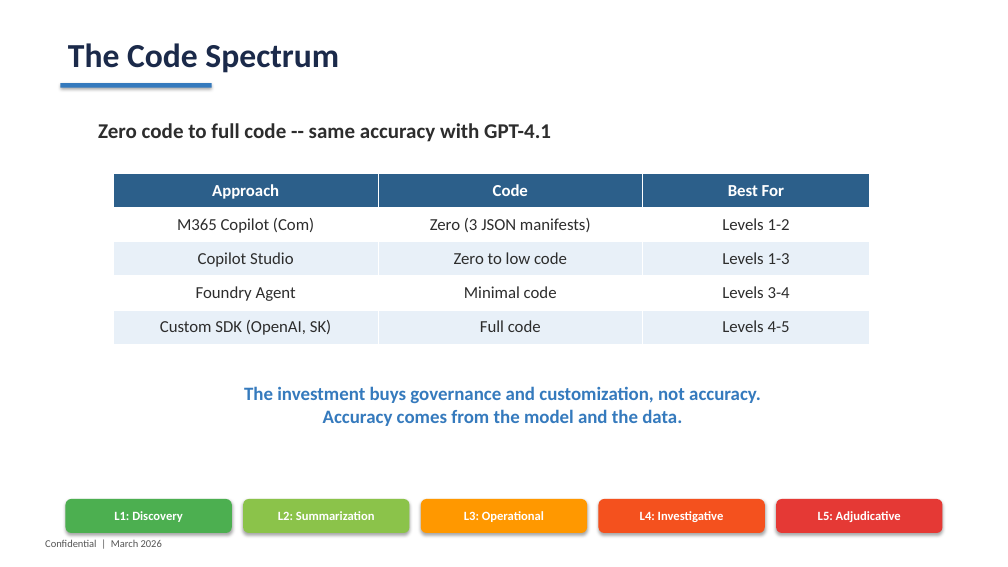
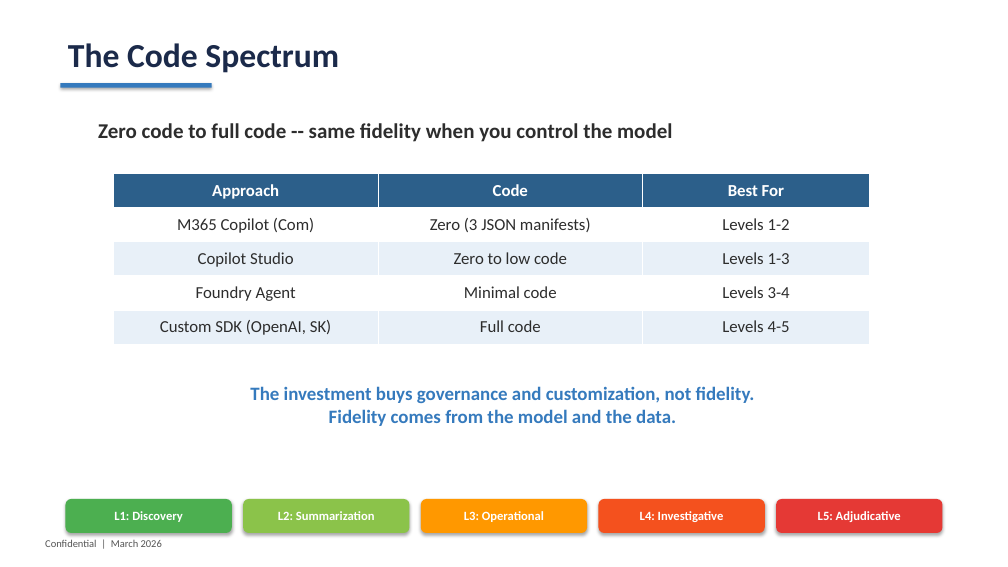
Before and after one commit to pogorman/dss-legal-case-agent, a slide deck: slide 17 of decks/agent-fidelity-spectrum.pptx (slide 13 before the commit). Drawn at 1008x567 pixels with LibreOffice and Linux fonts; fonts in the diff are those of the drawing. Boxes give left, top, right and bottom in pixels: in the first picture for what was removed or moved away, otherwise in the second. Text is boxed around its words. In the diff, an @@ line names an element or a change of style, - is before the commit and + after.

```diff
--- a/decks/agent-fidelity-spectrum.pptx
+++ b/decks/agent-fidelity-spectrum.pptx
@@ text at (98,123,672,142): text changed @@
-Zero code to full code -- same accuracy with GPT-4.1
+Zero code to full code -- same fidelity when you control the model
@@ text at (250,386,755,426): text changed @@
-The investment buys governance and customization, not accuracy.
-Accuracy comes from the model and the data.
+The investment buys governance and customization, not fidelity.
+Fidelity comes from the model and the data.
```
Also in this commit, not shown: 4 other slides changed, 5 slides added, 11 other files.
